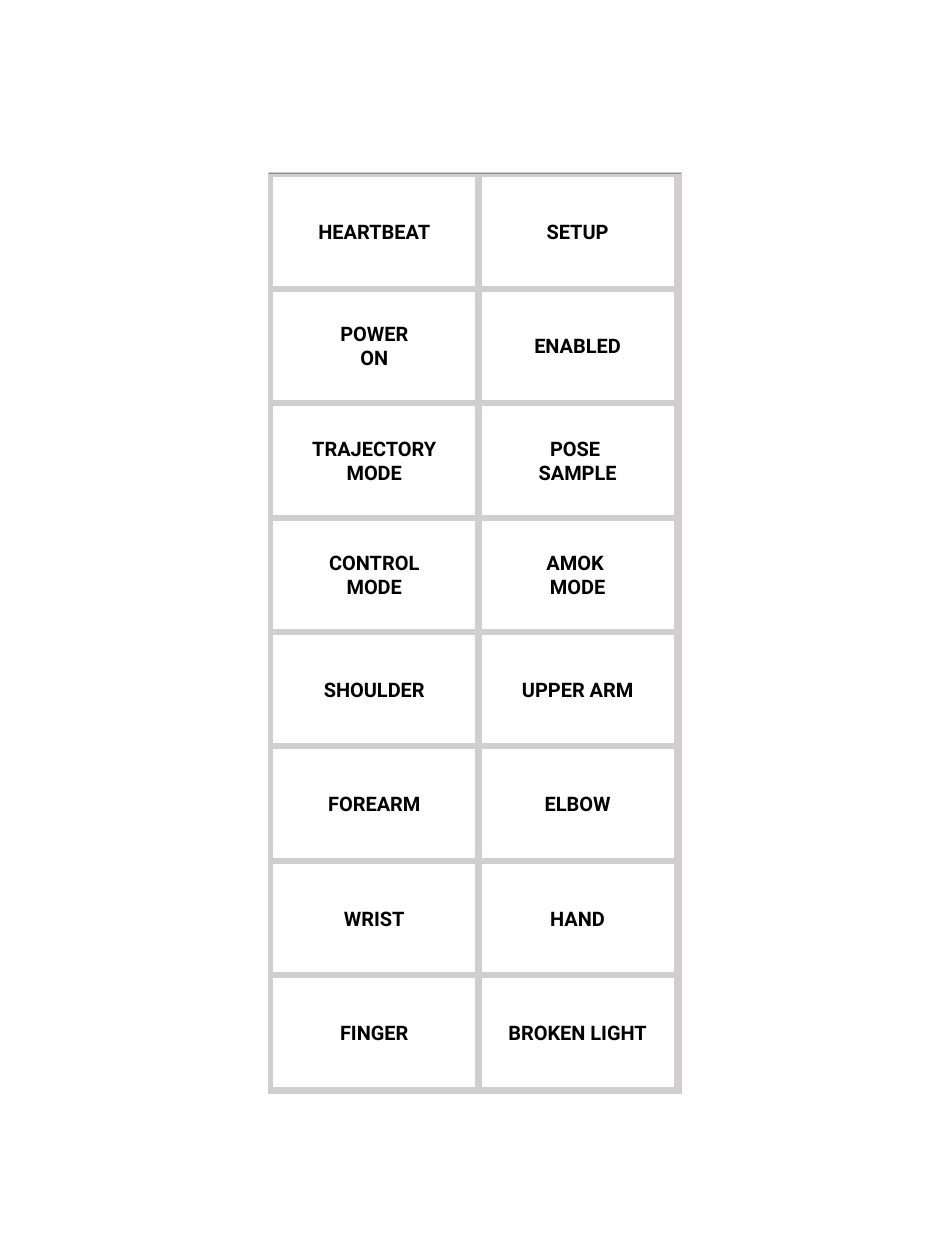
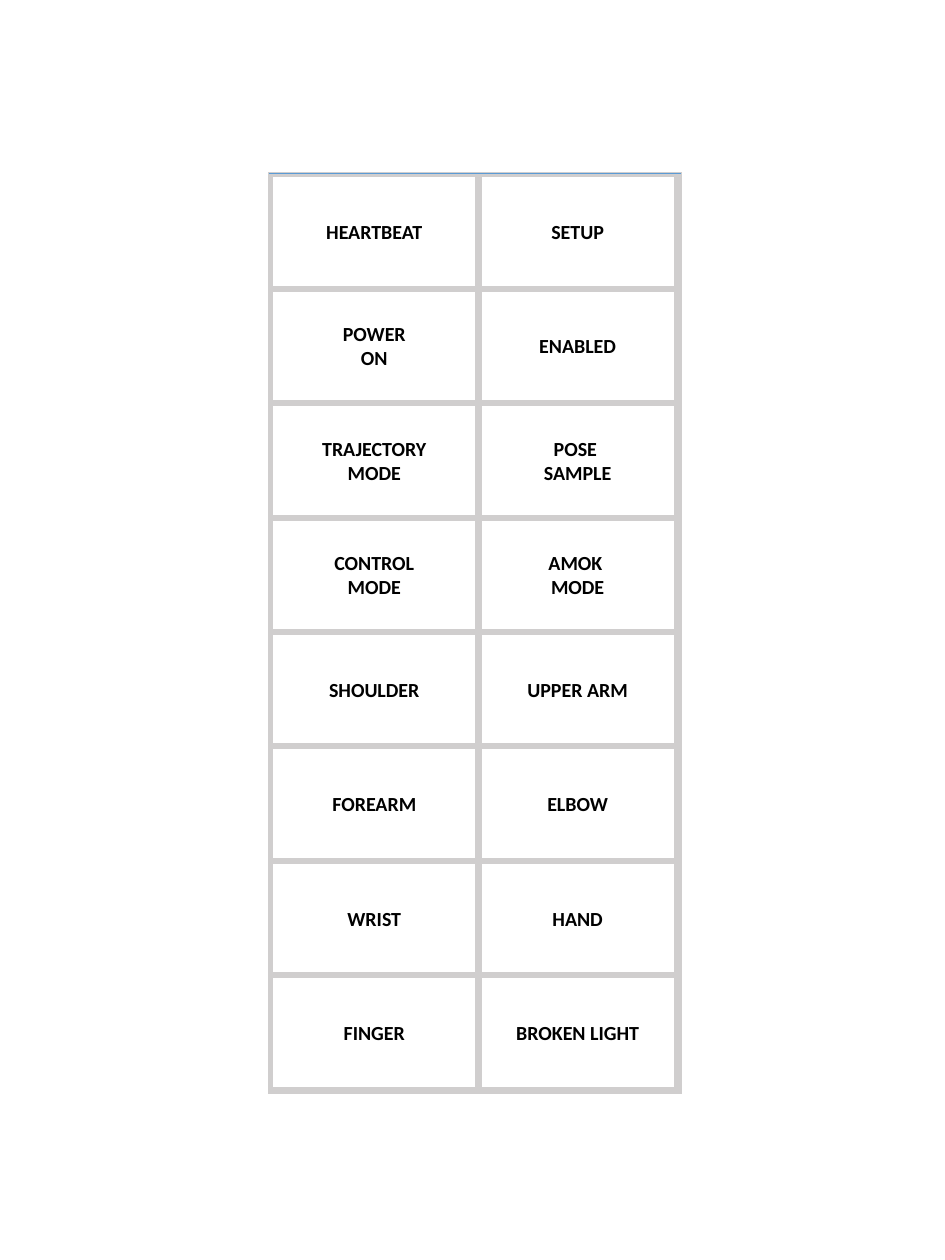
Before and after one commit to goergch/Walter, a slide deck: slide 1 of cad/Walter-Lettering.pptx. Drawn at 945x1260 pixels with LibreOffice and Linux fonts; fonts in the diff are those of the drawing. Boxes give left, top, right and bottom in pixels: in the first picture for what was removed or moved away, otherwise in the second. Text is boxed around its words. In the diff, an @@ line names an element or a change of style, - is before the commit and + after.

```diff
--- a/cad/Walter-Lettering.pptx
+++ b/cad/Walter-Lettering.pptx
@@ font Roboto to Calibri in 16 elements at <box>273,176,476,286</box>, <box>481,176,675,286</box>, <box>273,291,476,400</box>, <box>481,291,675,400</box>, <box>273,406,476,516</box>, <box>481,406,675,516</box>, <box>273,520,476,630</box>, <box>481,520,675,630</box>, <box>273,634,476,744</box>, <box>481,634,675,744</box>, <box>273,749,476,859</box>, <box>481,749,675,859</box>, <box>273,863,476,973</box>, <box>481,863,675,973</box>, <box>273,977,476,1087</box>, <box>481,977,675,1087</box> @@
```
Also in this commit, not shown: 9 other files.
